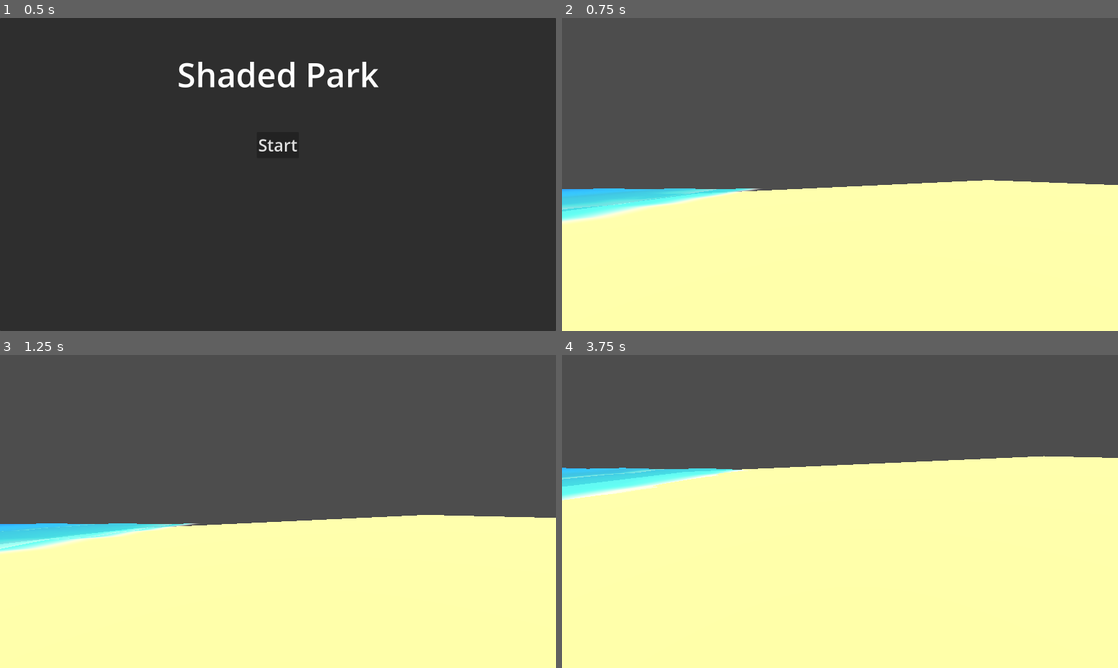
Above: before the commit, frames 1-4 (two rows, left to right).
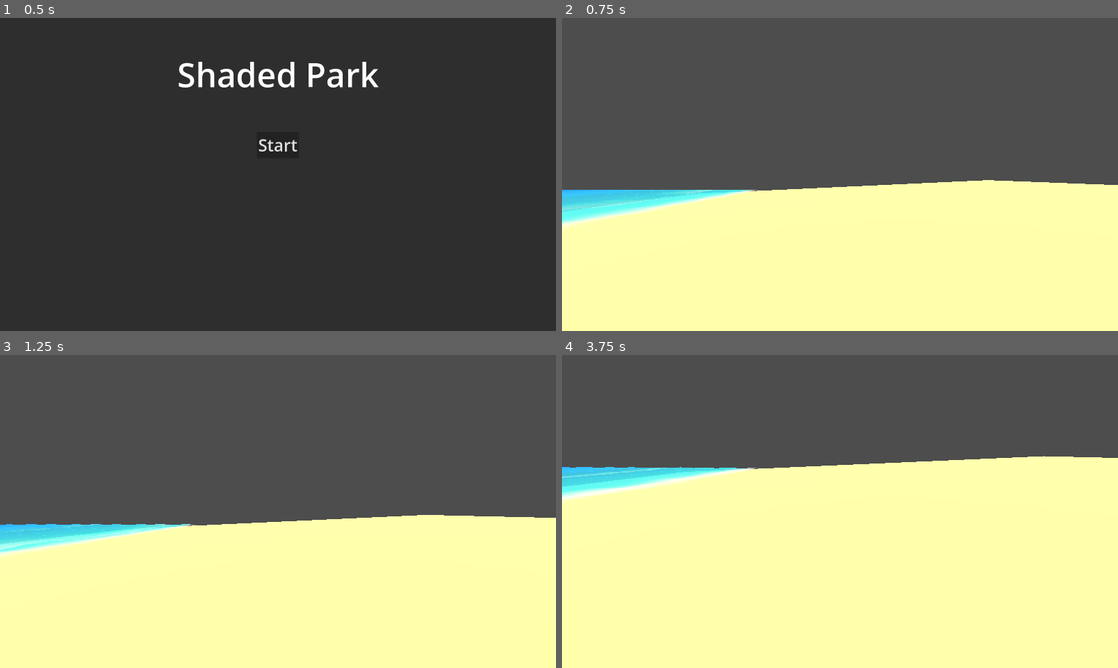
Above: after the commit, the same moments.

Repository: Spooked2/Shaded-Park
Game: Godot game, scene res://main_menu.tscn
Two runs of this game, one before a commit and one after it. Both use one fixed random seed, a clock stepped at 60 frames per second and the inputs below.
Inputs (mouse positions are in pixels of both pictures, inside the frame that each line leads up to):
- Up to frame 1 (0.5 s): no input
- Up to frame 2 (0.75 s): click "Start" at 0.5 s
- Up to frame 3 (1.25 s): no input
- Up to frame 4 (3.75 s): move the mouse to (867, 511) at 1.27 s; hold W (move_forward) from 1.28 s (still down); tap Enter at 2 s; move the mouse to (812, 511) at 2.02 s; move the mouse to (851, 505) at 2.77 s; move the mouse to (834, 517) at 3.52 s

Frame 1 is identical in both runs. In frame 2, 0.8% of the frame differs, in the area x 0-36%, y 54-68%; in frame 3, 0.6%; in frame 4, 0.8%.

Commit message:
WIP slight tweaks to lighting

Diff:
--- a/assets/shaders/beach/ocean.gdshader
+++ b/assets/shaders/beach/ocean.gdshader
@@ -6,21 +6,32 @@
 uniform float wave_amount: hint_range(0.1, 3.0) = 1.1;
 uniform float wave_start_position: hint_range(0.0, 0.9) = 0.7;
 
-float wave(float amp, float x, float wavelength, float speed) {
+vec2 wave(float amp, float x, float wavelength, float speed) {
 	float freq = 2.0 / wavelength;
 
-	return amp * sin(x * freq + (TIME * wave_speed) * (speed * freq));
+	return vec2(amp * sin(x * freq + (TIME * wave_speed) * (speed * freq)),
+	freq * amp * cos(x * freq + (TIME * wave_speed) * (speed * freq)));
 }
 
 void vertex() {
-	float wave1 = wave(1.0, UV.y, 0.8, 1.1);
-	float wave2 = wave(1.2, VERTEX.z, 1.18, 1.14);
-	float wave3 = wave(0.9, UV.x, 1.22, 0.9);
-	float wave4 = wave(1.1, VERTEX.x, 0.83, 0.85);
+	vec2 wave1 = wave(1.0, UV.y, 0.8, 1.1);
+	vec2 wave2 = wave(1.2, VERTEX.z, 1.18, 1.14);
+	vec2 wave3 = wave(0.9, UV.x, 1.22, 0.9);
+	vec2 wave4 = wave(1.1, VERTEX.x, 0.83, 0.85);
 
-	float sine_wave_sum = wave1 + wave2 + wave3 + wave4;
+	float sine_wave_sum = sin(wave1.x + wave2.x + wave3.x + wave4.x);
 
 	VERTEX += NORMAL * (sine_wave_sum * 0.05);
+
+	//float cosine_wave_sum = wave1.y + wave2.y + wave3.y + wave4.y;
+	//
+	//vec3 tangent = vec3(1.0, 0.0, cosine_wave_sum);
+	//vec3 binormal = vec3(0.0, 1.0, cosine_wave_sum);
+	//
+	//vec3 normal = cross(tangent, binormal);
+	//
+	//NORMAL = normal;
+
 }
 
 void fragment() {
@@ -31,9 +42,9 @@
 	vec2 wave_uv = (UV - vec2(wave_start_position, 0.0)) * 5.0;
 
 	// Make the waves wavy
-	float wave1 = wave(0.45, wave_uv.y, 0.25, 0.55);
-	float wave2 = wave(0.95, wave_uv.y, 0.6, 0.5);
-	float wave3 = wave(0.55, wave_uv.y, 0.4, 0.65);
+	float wave1 = wave(0.45, wave_uv.y, 0.25, 0.55).x;
+	float wave2 = wave(0.95, wave_uv.y, 0.6, 0.5).x;
+	float wave3 = wave(0.55, wave_uv.y, 0.4, 0.65).x;
 	float wave_sum = 0.075 * sin(wave1 + wave2 + wave3);
 
 	float waves = smoothstep(0.5, 2.5, fract((wave_uv.x * wave_amount) + wave_sum - fract(TIME * wave_speed)));
@@ -79,7 +90,7 @@
 void light() {
 	vec3 half_way = normalize(VIEW + LIGHT);
 	float half_way_dot = dot(NORMAL, half_way);
-	float specular_amount = max(pow(half_way_dot, 23.0 * 23.0), 0.0) * ATTENUATION;
+	float specular_amount = pow(half_way_dot, 23.0 * 23.0) * ATTENUATION;
 	SPECULAR_LIGHT += 0.2 * specular_amount * LIGHT_COLOR;
 
 	DIFFUSE_LIGHT += clamp(dot(NORMAL, LIGHT), 0.0, 1.0) * ATTENUATION * LIGHT_COLOR / PI;
--- a/levels/beach/beach.tscn
+++ b/levels/beach/beach.tscn
@@ -19,8 +19,8 @@
 
 [sub_resource type="PlaneMesh" id="PlaneMesh_hrlhh"]
 size = Vector2(50, 50)
-subdivide_width = 24
-subdivide_depth = 24
+subdivide_width = 64
+subdivide_depth = 64
 
 [sub_resource type="Gradient" id="Gradient_k8g7j"]
 offsets = PackedFloat32Array(0.45535713, 1)
